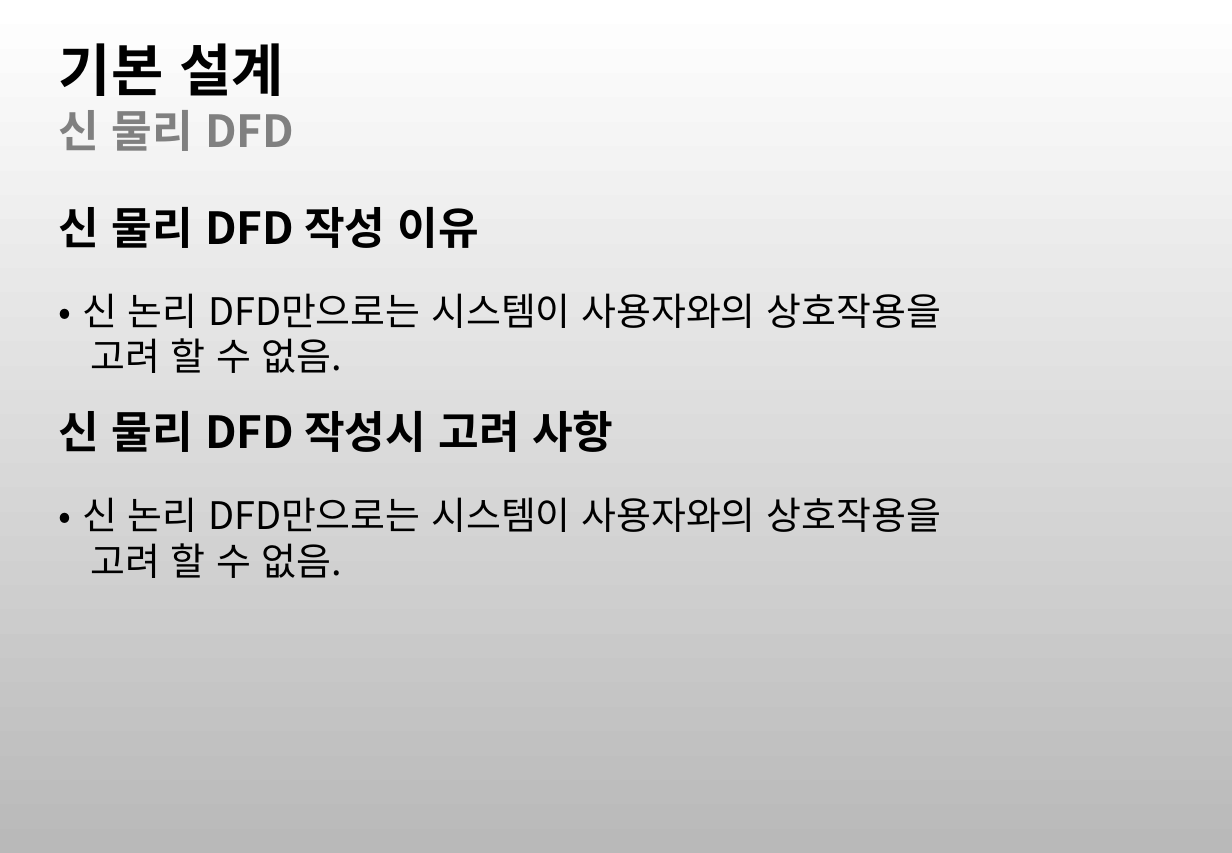
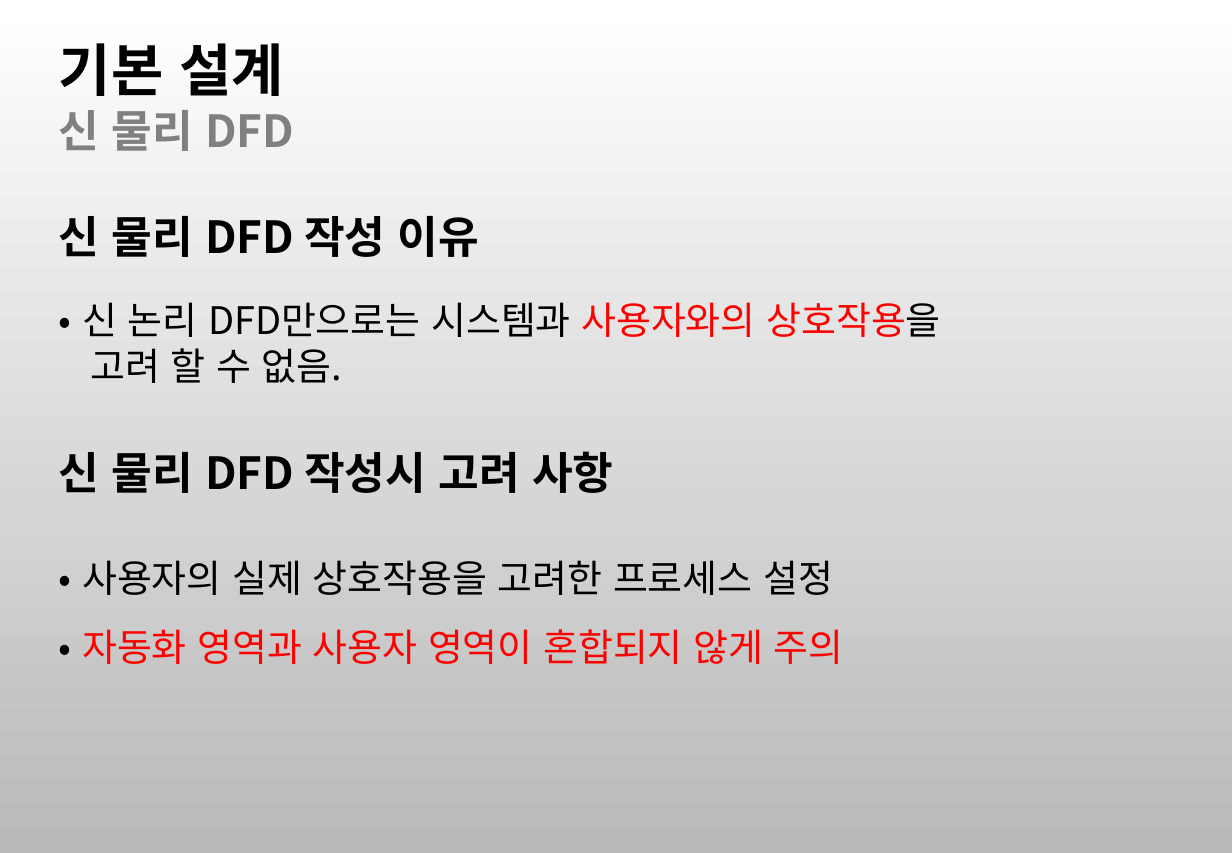
Before and after one commit to se04/se04, a slide deck: slide 5 of 제출 문서/1분반_4조_2차발표PPT_설계_초안.pptx (slide 6 before the commit). Drawn at 1232x853 pixels with LibreOffice and Linux fonts; fonts in the diff are those of the drawing; background and template pictures are left out. Boxes give left, top, right and bottom in pixels: in the first picture for what was removed or moved away, otherwise in the second. Text is boxed around its words. In the diff, an @@ line names an element or a change of style, - is before the commit and + after.

```diff
--- a/제출 문서/1분반_4조_2차발표PPT_설계_초안.pptx
+++ b/제출 문서/1분반_4조_2차발표PPT_설계_초안.pptx
@@ text "신 물리 DFD 작성 이유" moved from (x1=59, y1=207, x2=940, y2=373) to (x1=59, y1=216, x2=940, y2=383) @@
@@ text at (x1=82, y1=302, x2=940, y2=383): text changed @@
-• 신 논리 DFD만으로는 시스템이 사용자와의 상호작용을
-고려 할 수 없음.
+• 신 논리 DFD만으로는 시스템과 사용자와의 상호작용을
+고려 할 수 없음.
@@ text "신 물리 DFD 작성시 고려 ..." moved from (x1=59, y1=410, x2=940, y2=578) to (x1=59, y1=451, x2=844, y2=664) @@
@@ text at (x1=82, y1=560, x2=844, y2=664): text changed @@
-• 신 논리 DFD만으로는 시스템이 사용자와의 상호작용을
-고려 할 수 없음.
+• 사용자의 실제 상호작용을 고려한 프로세스 설정
+• 자동화 영역과 사용자 영역이 혼합되지 않게 주의
```
Also in this commit, not shown: 4 other slides changed.
